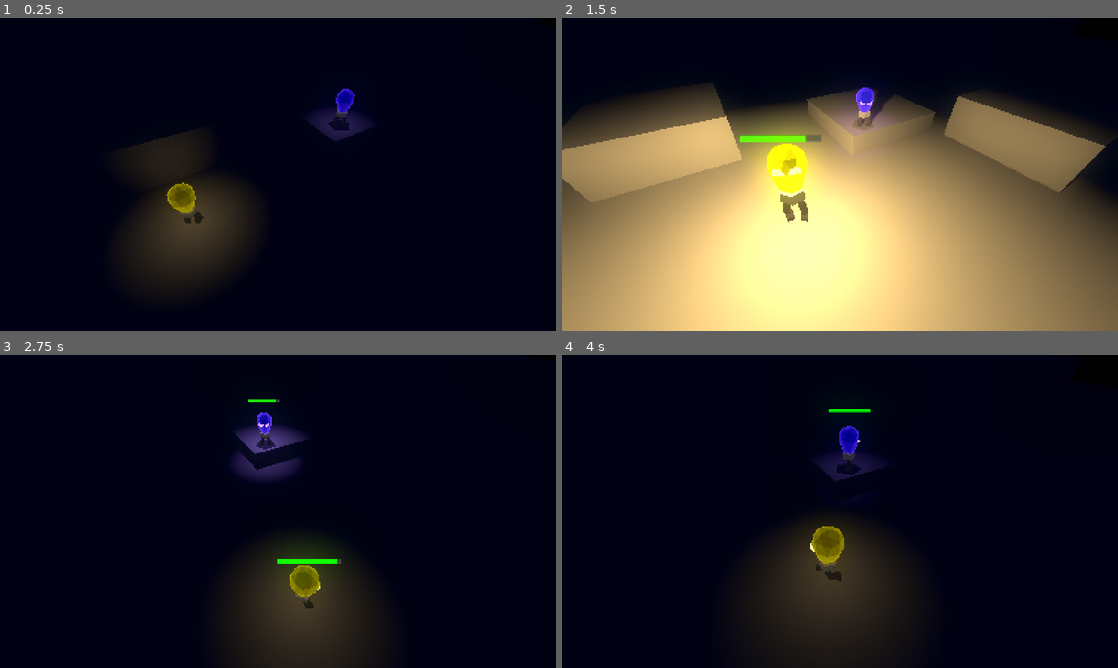
Above: before the commit, frames 1-4 (two rows, left to right).
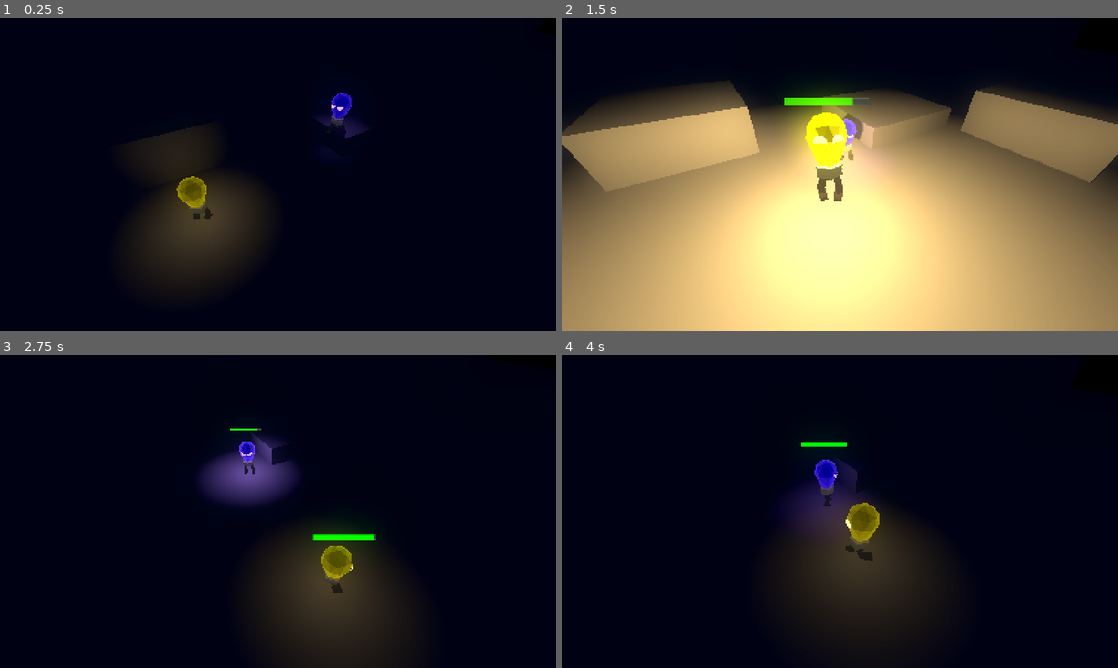
Above: after the commit, the same moments.

Repository: LowPolyFreak/EllieDeesAdventure
Game: Godot game, scene res://Scenes/main.tscn
Two runs of this game, one before a commit and one after it. Both use one fixed random seed, a clock stepped at 60 frames per second and the inputs below.
Inputs:
- Up to frame 1 (0.25 s): no input
- Up to frame 2 (1.5 s): hold D (right_p1) 0.53-1.28 s; tap Down (down_p2) at 0.6 s; tap Space (jump_p1) at 0.77 s; hold S (down_p1) from 1.28 s (still down); tap Shift (glow_p1) at 1.35 s
- Up to frame 3 (2.75 s): tap Space (jump_p1) at 1.52 s; release S (down_p1) at 2.03 s; hold D (right_p1) from 2.03 s (still down); tap Keypad 0 (glow_p2) at 2.1 s
- Up to frame 4 (4 s): release D (right_p1) at 2.78 s; hold W (up_p1) 2.78-3.53 s; tap Left (left_p2) at 2.85 s; tap Space (jump_p1) at 3.02, 3.77 s; hold A (left_p1) from 3.53 s (still down); tap Right (right_p2) at 3.6 s

The runs differ from the first frame. In frame 1, 1.2% of the frame differs, in the area x 25-66%, y 22-66%; in frame 2, 37%, in the area x 0-100%, y 20-100%; in frame 3, 6.1%; in frame 4, 5.1%.

Commit message:
Added follow animations

Diff:
--- a/Scripts/player.gd
+++ b/Scripts/player.gd
@@ -57,7 +57,7 @@
 		$FollowBehind.connect("update_follow_position", update_follow_pos)
 		$FollowBehind.target_character = get_tree().get_first_node_in_group("Player_1")
 		$FollowBehind.update_active(true)
-		#is_following = true
+		is_following = true
 	else:
 		add_to_group("Player_1")
 
@@ -106,13 +106,17 @@
 
 	if direction:
 		global_position = player_leash
+		is_following = false
 
 	if is_following:
-		if !direction:
-			if !player_1 and global_position.distance_to(follow_position) > 0.5 :
-				bulb.look_at(Vector3(follow_position.x, global_position.y, follow_position.z))
-				var move_vec = -bulb.basis.z * SPEED
-				global_position += move_vec * delta
+		if !player_1 and global_position.distance_to(follow_position) > 0.5 :
+			bulb.look_at(Vector3(follow_position.x, global_position.y, follow_position.z))
+			var move_vec = -bulb.basis.z * SPEED
+			global_position += move_vec * delta
+			animation_tree.set("parameters/Movement/transition_request", "Run")
+		elif !player_1:
+			animation_tree.set("parameters/Movement/transition_request", "Idle")
+
 
 	move_and_slide()
 
